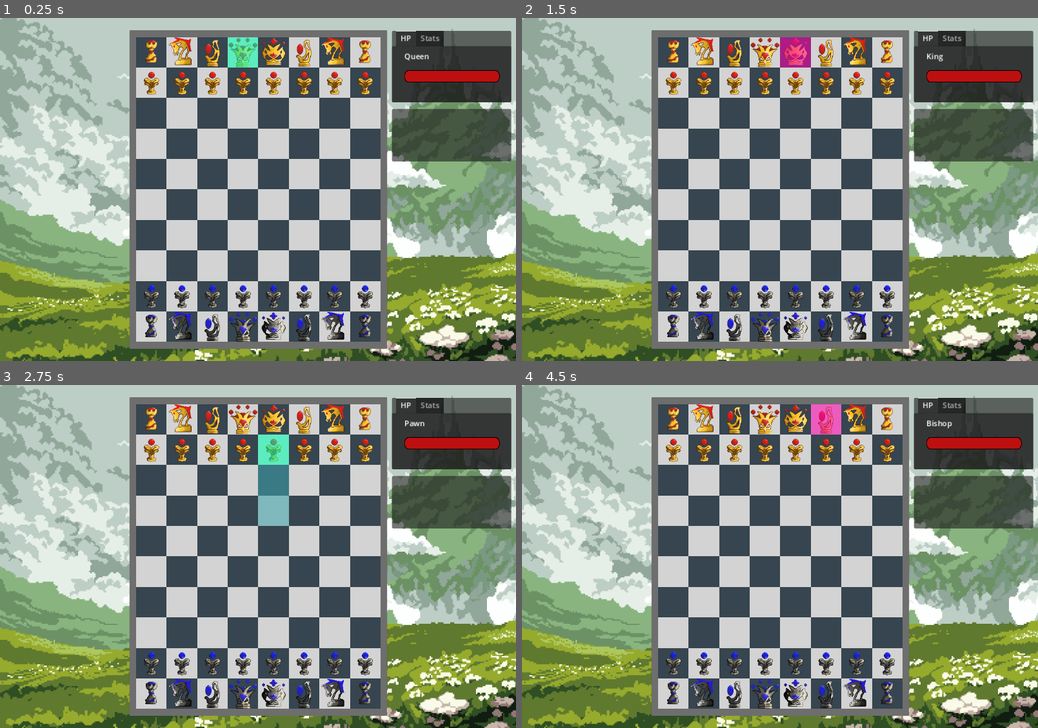
Above: before the commit, frames 1-4 (two rows, left to right).
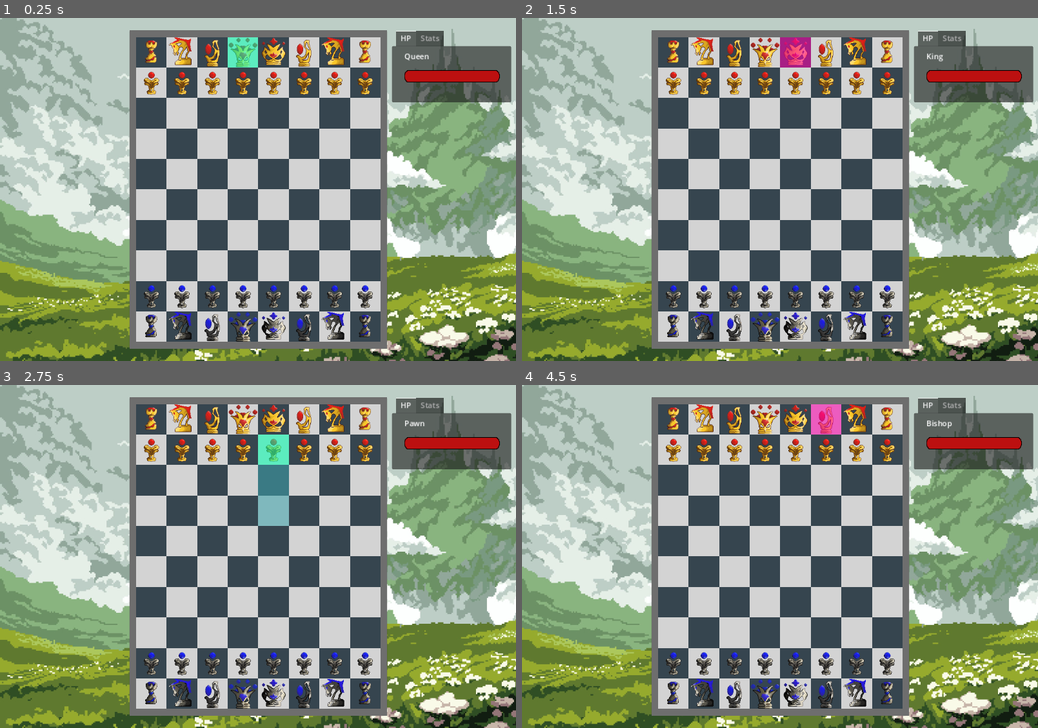
Above: after the commit, the same moments.

Repository: Yeeloman/Chessmania
Game: Godot game, scene res://scenes/main.tscn
The game is run twice, just before and just after one commit, with the same random seed, the same clock (stepped at 60 frames per second) and the same inputs.
Inputs:
- Up to frame 1 (0.25 s): no input
- Up to frame 2 (1.5 s): tap Enter at 0.5 s; hold Right (right) 0.53-1.25 s; tap Q (make_active) at 0.6 s; click "Attack" at 1.25 s
- Up to frame 3 (2.75 s): tap Space at 2 s; hold Down (down) from 2.03 s (still down); tap W (make_passive) at 2.1 s
- Up to frame 4 (4.5 s): tap Enter at 2.75 s; release Down (down) at 2.78 s; hold Right (right) 2.78-3.53 s; tap E (move) at 2.85 s; tap Space at 3.5 s; hold Up (ui_up) 3.53-4.25 s; tap Q (make_active) at 3.6 s; click "Move" at 4.25 s

The runs differ from the first frame. In frame 1, 7.7% of the frame differs, in the area x 75-100%, y 3-42%; in frame 2, 7.7%; in frame 3, 7.7%; in frame 4, 7.7%.

Commit message:
made some panel containers transparent

Diff:
--- a/Chessmania/project.godot
+++ b/Chessmania/project.godot
@@ -29,6 +29,7 @@
 
 window/size/viewport_width=1080
 window/size/viewport_height=720
+window/size/mode=3
 window/size/borderless=true
 window/stretch/mode="canvas_items"
 
--- a/Chessmania/scenes/main.tscn
+++ b/Chessmania/scenes/main.tscn
@@ -17,6 +17,7 @@
 grow_horizontal = 2
 grow_vertical = 2
 script = ExtResource("1_xix4n")
+metadata/_edit_group_ = true
 
 [node name="background" type="TextureRect" parent="."]
 layout_mode = 0
@@ -57,6 +58,7 @@
 columns = 8
 
 [node name="piece_info_displayer" type="PanelContainer" parent="."]
+self_modulate = Color(1, 1, 1, 0)
 layout_mode = 1
 anchors_preset = 1
 anchor_left = 1.0
@@ -68,6 +70,7 @@
 grow_horizontal = 0
 
 [node name="action_menu_container" type="PanelContainer" parent="."]
+self_modulate = Color(1, 1, 1, 0)
 layout_mode = 0
 offset_left = 820.0
 offset_top = 191.0
--- /dev/null
+++ b/Chessmania/themes/transparent_con.tres
@@ -0,0 +1,7 @@
+[gd_resource type="Theme" load_steps=2 format=3 uid="uid://bwpxtyf3f1i4o"]
+
+[sub_resource type="StyleBoxFlat" id="StyleBoxFlat_hqdu1"]
+bg_color = Color(0.6, 0.6, 0.6, 0)
+
+[resource]
+PanelContainer/styles/transparent_container = SubResource("StyleBoxFlat_hqdu1")
